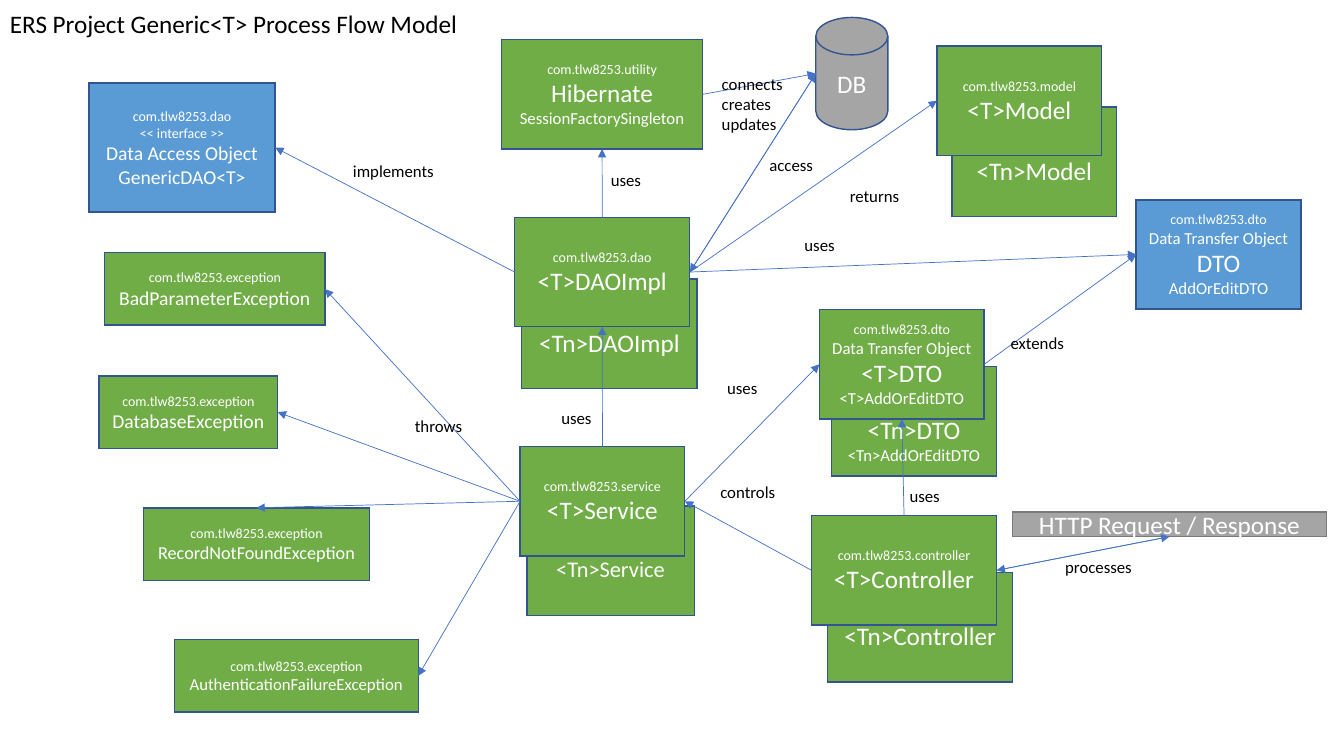
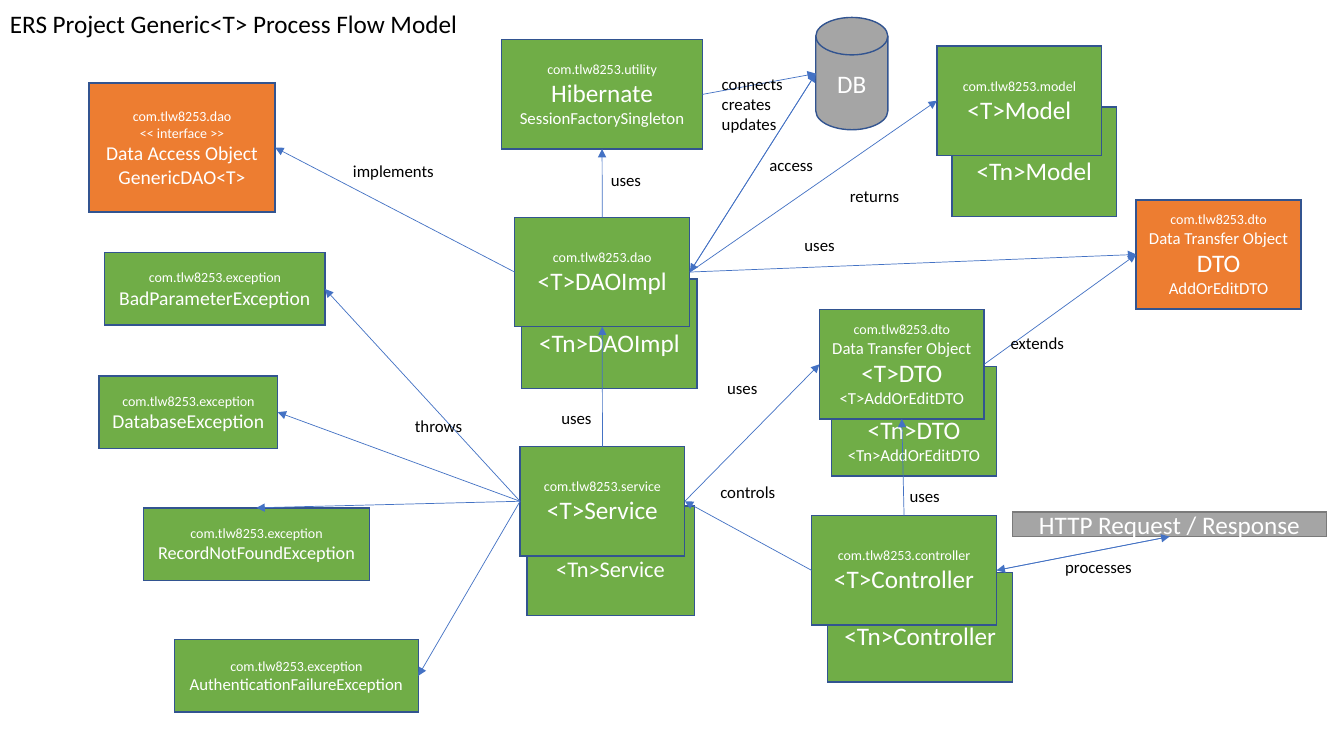
Before and after one commit to tlw8253/Expense-Reimbursement-System, a slide deck: slide 3 of docs/ERS.pptx. Drawn at 1344x756 pixels with LibreOffice and Linux fonts; fonts in the diff are those of the drawing. Boxes give left, top, right and bottom in pixels: in the first picture for what was removed or moved away, otherwise in the second. Text is boxed around its words. In the diff, an @@ line names an element or a change of style, - is before the commit and + after.

```diff
--- a/docs/ERS.pptx
+++ b/docs/ERS.pptx
@@ rectangle "com.tlw8253.dao" at (89, 84, 275, 213): fill #5B9BD5 to #ED7D31 @@
@@ rectangle "com.tlw8253.dto" at (1136, 200, 1301, 309): fill #5B9BD5 to #ED7D31 @@
```
Also in this commit, not shown: 1 other slide changed, 7 other files.
